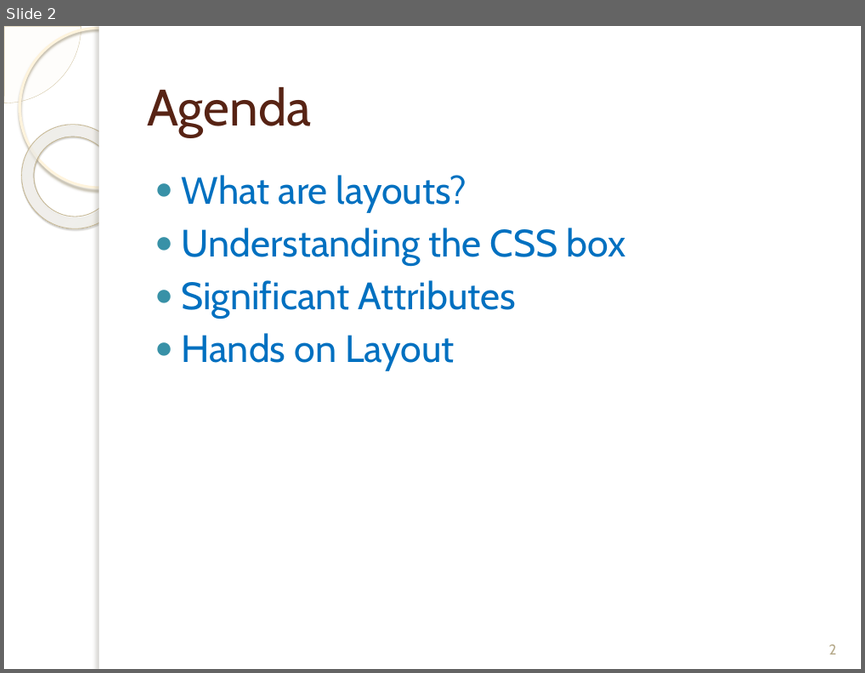
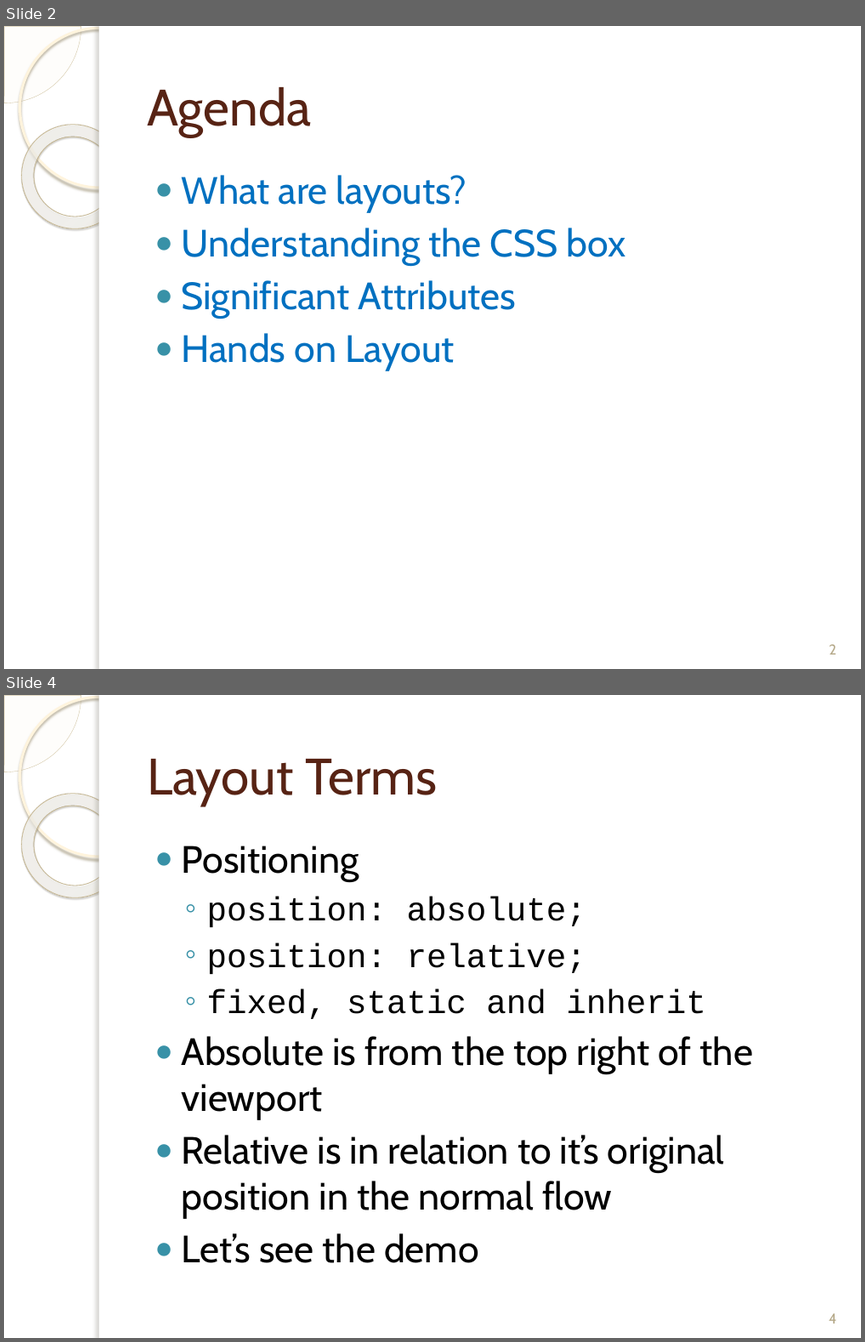
Before and after one commit to fernandozamoraj/html-tuts, a slide deck: Intro to Web Development Part 4 CSS Layouts.pptx. Shown one above the other, each under a label of ours: slide 2 before the commit, slides 2 and 4 after it; the slides between them are not shown. The pictures are 865x673 and 865x1342 pixels, drawn with LibreOffice and Linux fonts; fonts in the diff are those of the drawing; background and template pictures are left out. Boxes give left, top, right and bottom in pixels: in the first picture for what was removed or moved away, otherwise in the second. Text is boxed around its words. In the diff, an @@ line names an element or a change of style, - is before the commit and + after.

```diff
--- a/Intro to Web Development Part 4 CSS Layouts.pptx
+++ b/Intro to Web Development Part 4 CSS Layouts.pptx
@@ slide 4 added at [4, 695, 861, 1338], background picture (left out); not listed: 5 template elements that a slide beside it also shows @@
@@ title added at [147, 759, 437, 805], 43 pt, text #572314 @@
+Layout Terms
@@ text added at [182, 845, 753, 1263], 32 pt, text #000000 @@
+● Positioning
+  ◦ position: absolute;
+  ◦ position: relative;
+  ◦ fixed, static and inherit
+● Absolute is from the top right of the viewport
+● Relative is in relation to it’s original position in the normal flow
+● Let’s see the demo
@@ page number added at [828, 1313, 836, 1323], 12 pt, text #B6A98A @@
+4
```
Also in this commit, not shown: 1 slide changed, 5 other slides added, 9 other files.
